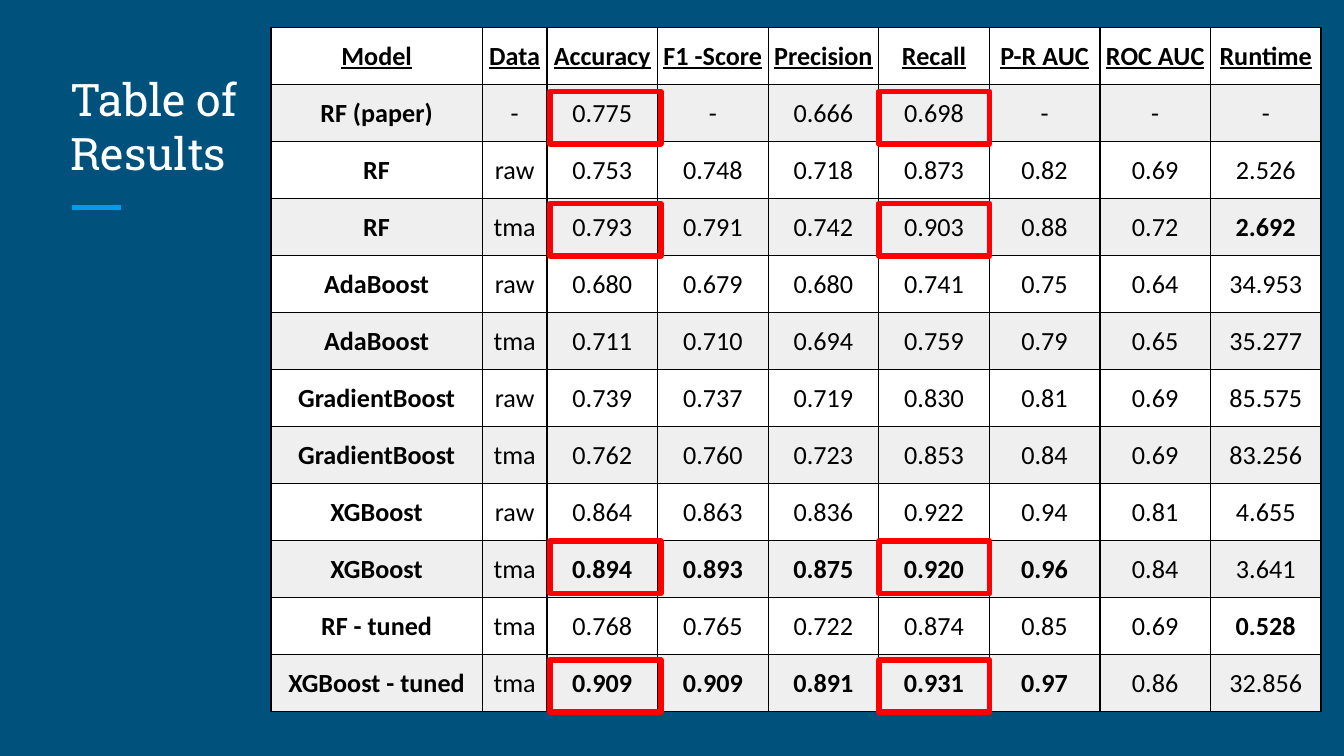
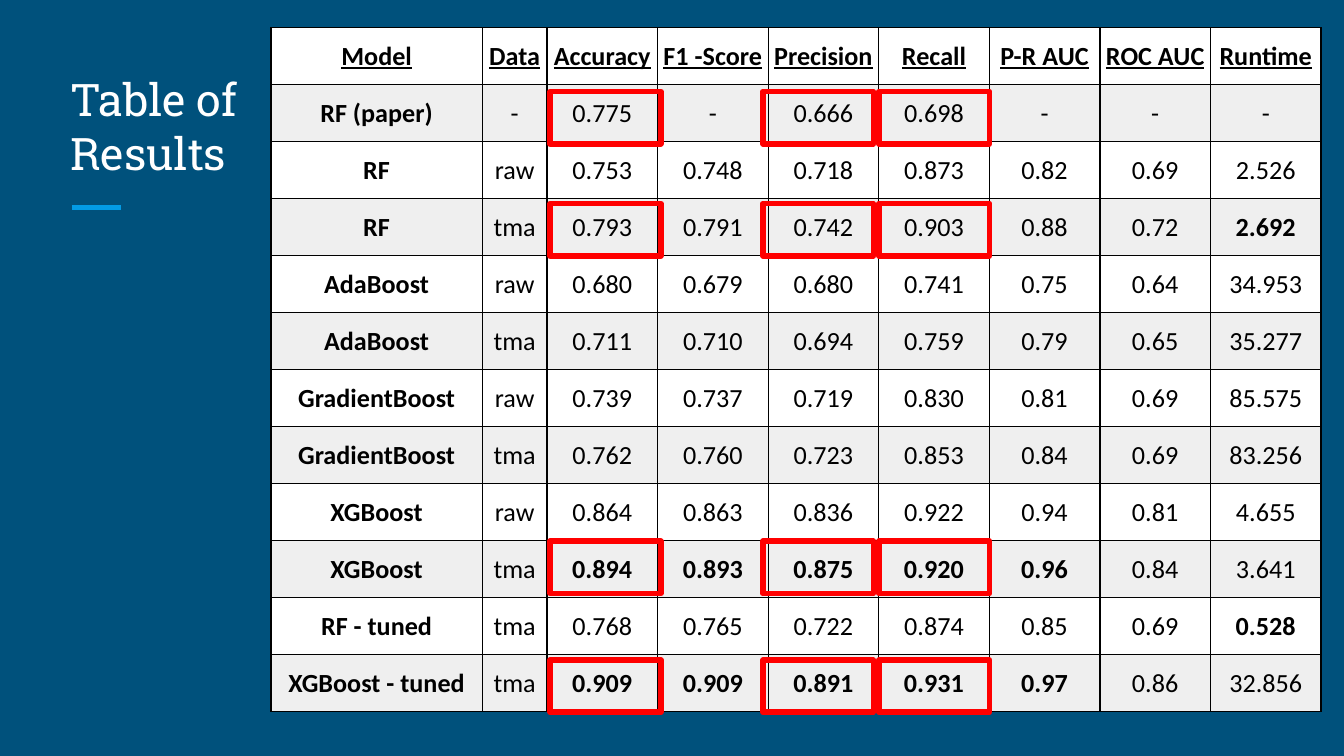
Before and after one commit to gracetang770/Capstone2_Detecting_Heavy_Drinking, a slide deck: slide 13 of Capstone_2_Final_Presentation.pptx. Drawn at 1344x756 pixels with LibreOffice and Linux fonts; fonts in the diff are those of the drawing. Boxes give left, top, right and bottom in pixels: in the first picture for what was removed or moved away, otherwise in the second. Text is boxed around its words. In the diff, an @@ line names an element or a change of style, - is before the commit and + after.

```diff
--- a/Capstone_2_Final_Presentation.pptx
+++ b/Capstone_2_Final_Presentation.pptx
@@ rectangle added at <box>763,91,874,144</box>, outline #FF0000 3 pt @@
@@ rectangle added at <box>763,203,874,255</box>, outline #FF0000 3 pt @@
@@ rectangle added at <box>763,542,874,594</box>, outline #FF0000 3 pt @@
@@ rectangle added at <box>763,660,874,712</box>, outline #FF0000 3 pt @@
```
Also in this commit, not shown: 3 other slides changed, 1 other file.
